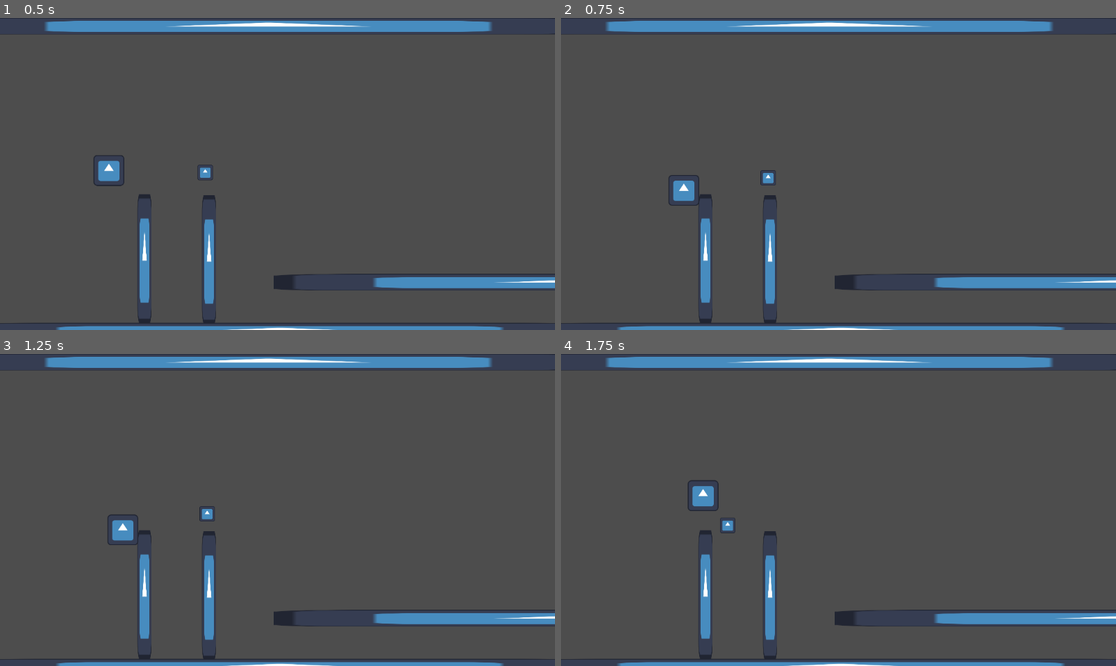
Above: before the commit, frames 1-4 (two rows, left to right).
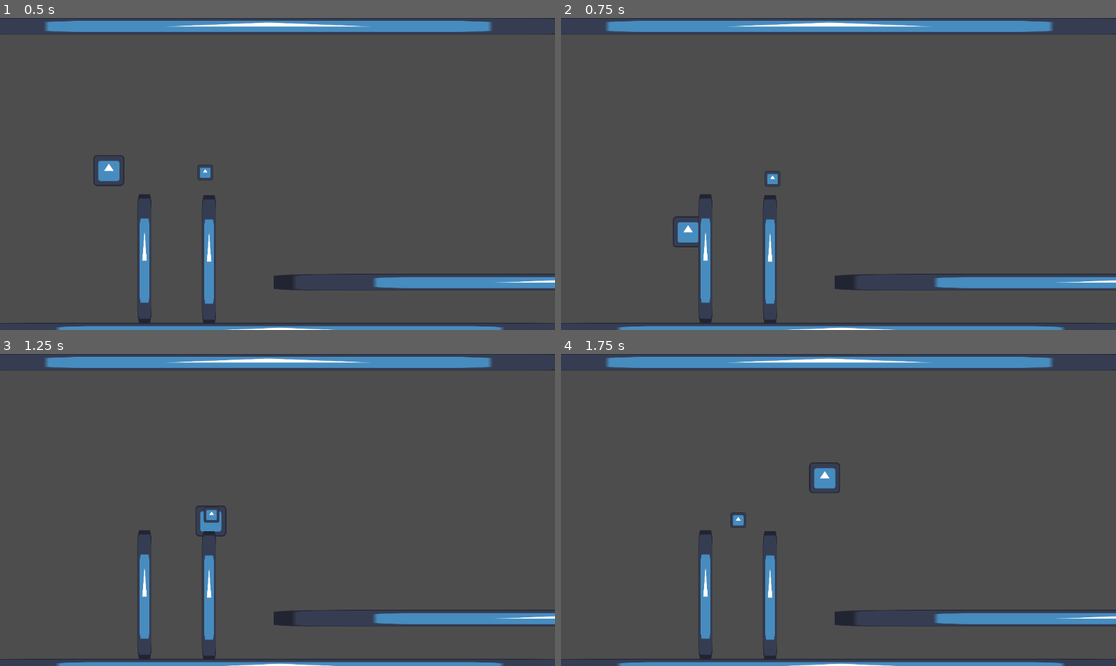
Above: after the commit, the same moments.

Repository: dbmum/mini_monkey
Game: Godot game, scene res://node_2d.tscn
The game is run twice, just before and just after one commit, with the same random seed, the same clock (stepped at 60 frames per second) and the same inputs. The engine's default icon, where the game draws it, is replaced by a stand-in: a white triangle on a blue panel in a dark square.
Inputs (mouse positions are in pixels of both pictures, inside the frame that each line leads up to):
- Up to frame 1 (0.5 s): no input
- Up to frame 2 (0.75 s): move the mouse to (960, 158) at 0.52 s; press the mouse at (960, 158) at 0.53 s; hold D (right) from 0.53 s (still down)
- Up to frame 3 (1.25 s): keep holding D (right); tap Space (jump) at 0.77 s
- Up to frame 4 (1.75 s): keep holding D (right); move the mouse to (727, 525) at 1.27 s; release the mouse at (727, 525) at 1.28 s; click (727, 525) at 1.35 s; tap Space (jump) at 1.52 s

Frame 1 is identical in both runs. In frame 2, 0.7% of the frame differs, in the area x 19-40%, y 48-74%; in frame 3, 0.6%; in frame 4, 0.9%, in the area x 22-51%, y 34-58%.

Commit message:
Update monkey.gd

Diff:
--- a/monkey.gd
+++ b/monkey.gd
@@ -46,8 +46,8 @@
             swing_direction = 'left'
     if Input.is_action_pressed("swing1"):
         # Basic rough swing effect
-        #var direction_to_hand = global_position.direction_to(hand_node.global_position)
-        #global_position = global_position + (direction_to_hand * pull_speed)
+        var direction_to_hand = global_position.direction_to(hand_node.global_position)
+        global_position = global_position + (direction_to_hand * pull_speed)
 
-        velocity = Vector2(0,0)
-        velocity.y += gravity * delta
+        #velocity = Vector2(0,0)
+        #velocity.y += gravity * delta
